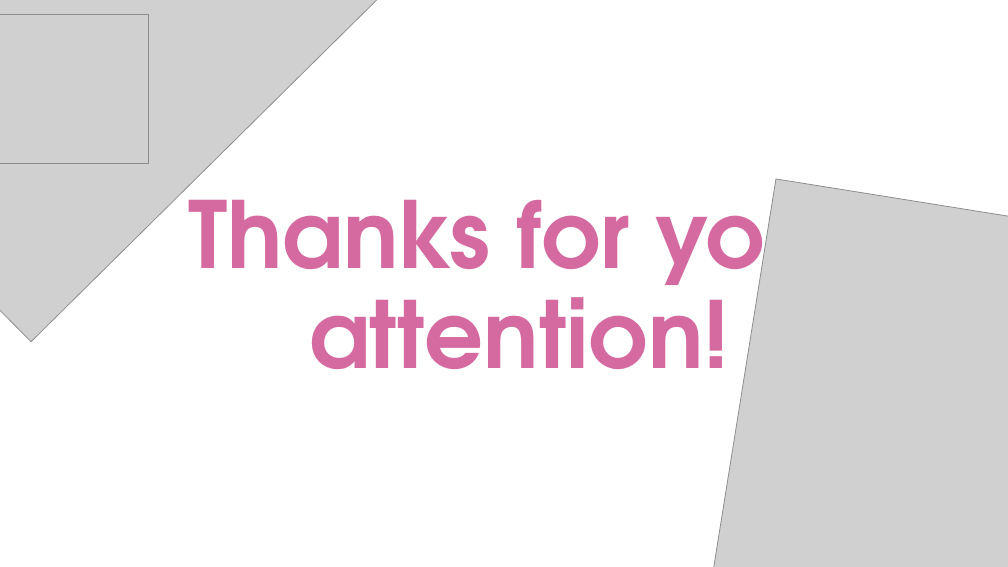
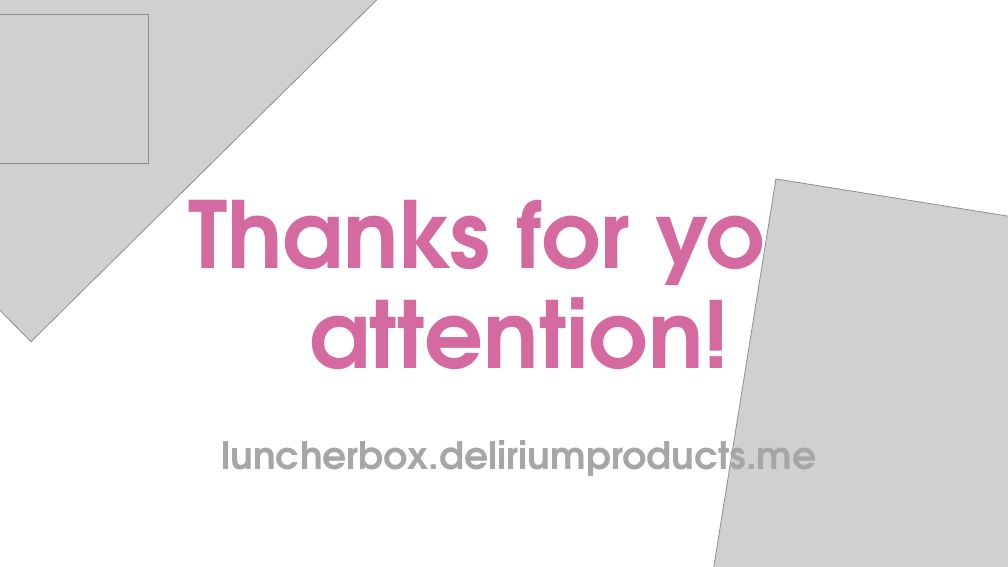
Before and after one commit to DeliriumProducts/luncher-box, a slide deck: slide 15 of presentation/softuniada/presentation.pptx (slide 14 before the commit). Drawn at 1008x567 pixels with LibreOffice and Linux fonts; fonts in the diff are those of the drawing; grey boxes stand for pictures. Boxes give left, top, right and bottom in pixels: in the first picture for what was removed or moved away, otherwise in the second. Text is boxed around its words. In the diff, an @@ line names an element or a change of style, - is before the commit and + after.

```diff
--- a/presentation/softuniada/presentation.pptx
+++ b/presentation/softuniada/presentation.pptx
@@ text added at (221,428,816,485), 36 pt, text #A6A6A6, bold @@
+luncherbox.deliriumproducts.me
```
Also in this commit, not shown: 3 other slides changed, 2 slides added, 1 slide removed, 2 other files.
